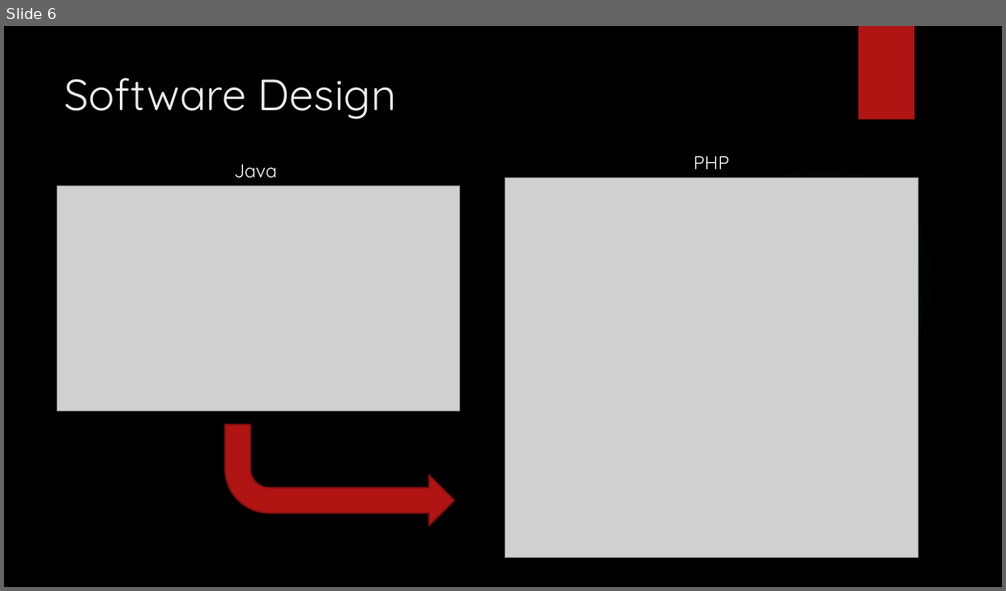
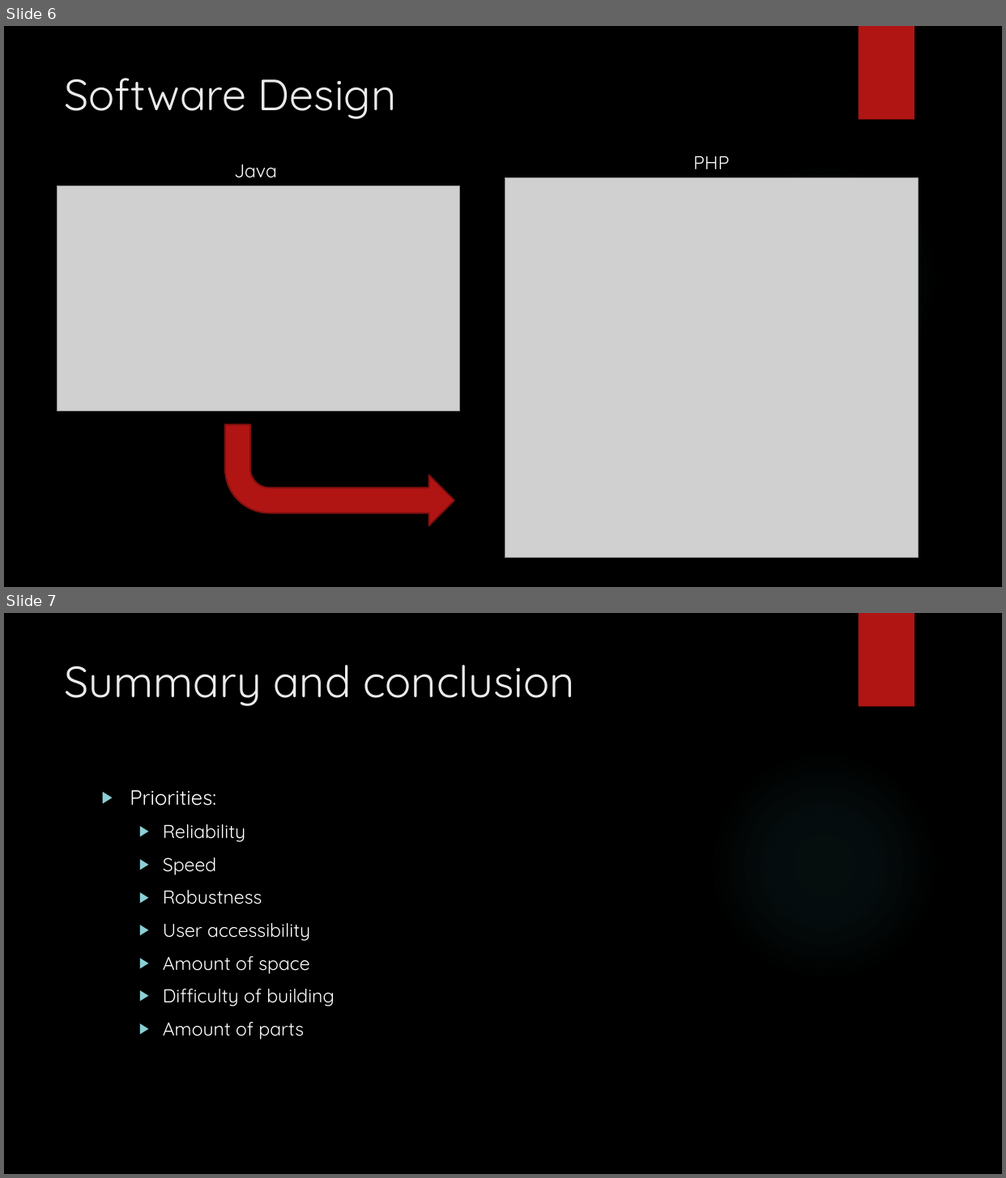
Before and after one commit to Boelensman1/DBL-Embedded-Systems, a slide deck: Mid-term presentation/Second/DBL Embedded Systems.pptx. Shown one above the other, each under a label of ours: slide 6 before the commit, slides 6 and 7 after it. The pictures are 1006x591 and 1006x1178 pixels, drawn with LibreOffice and Linux fonts; fonts in the diff are those of the drawing; grey boxes stand for pictures; background and template pictures are left out. Boxes give left, top, right and bottom in pixels: in the first picture for what was removed or moved away, otherwise in the second. Text is boxed around its words. In the diff, an @@ line names an element or a change of style, - is before the commit and + after.

```diff
--- a/Mid-term presentation/Second/DBL Embedded Systems.pptx
+++ b/Mid-term presentation/Second/DBL Embedded Systems.pptx
@@ slide 7 added at [4, 613, 1002, 1174], background picture (left out); not listed: 2 template elements that a slide beside it also shows @@
@@ title added at [65, 665, 575, 706], 42 pt, text #EBEBEB @@
+Summary and conclusion
@@ text added at [130, 790, 334, 1040], 18 pt, text #FFFFFF @@
+▶ Priorities:
+  ▶ Reliability
+  ▶ Speed
+  ▶ Robustness
+  ▶ User accessibility
+  ▶ Amount of space
+  ▶ Difficulty of building
+  ▶ Amount of parts
```
Also in this commit, not shown: 1 slide changed.
